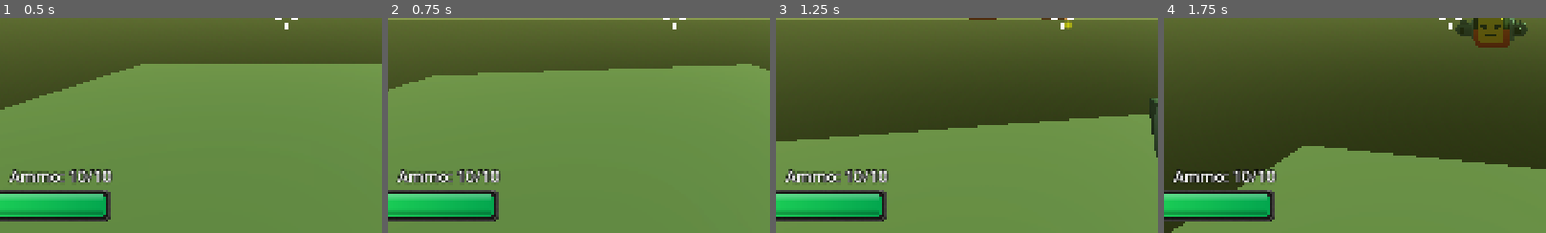
Above: before the commit, frames 1-4 (left to right).
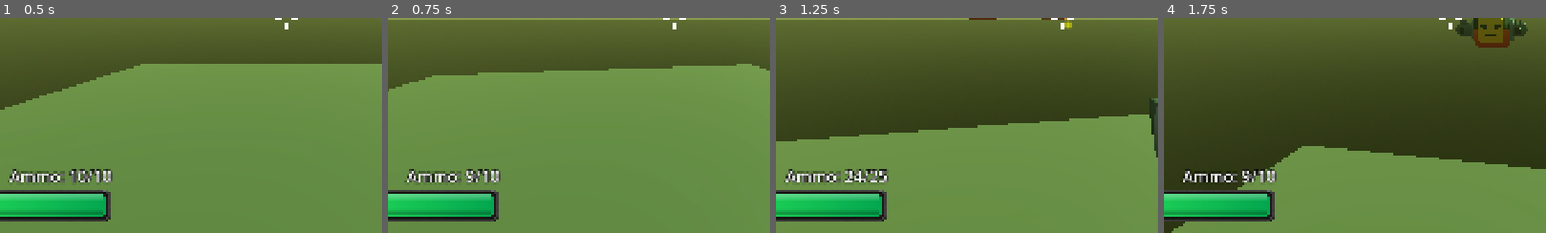
Above: after the commit, the same moments.

Repository: Stone-keep/3d_first_person_shooter
Game: Godot game, scene res://scenes/game.tscn
Two runs of this game, one before a commit and one after it. Both use one fixed random seed, a clock stepped at 60 frames per second and the inputs below. Sound files missing from this copy of the repository are replaced by a short silence.
Inputs (mouse positions are % of the whole screen's width and height, from its top left):
- Up to frame 1 (0.5 s): no input
- Up to frame 2 (0.75 s): move the mouse to (55, 50) at 0.52 s; press the mouse at (55, 50) at 0.53 s; hold W (forward) from 0.53 s (still down)
- Up to frame 3 (1.25 s): keep holding W (forward); tap Space (jump) at 0.77 s; tap E (toggle_weapon) at 0.8 s
- Up to frame 4 (1.75 s): keep holding W (forward); move the mouse to (45, 50) at 1.27 s; release the mouse at (45, 50) at 1.28 s; tap E (toggle_weapon) at 1.35 s; tap Space (jump) at 1.52 s; click (45, 50) at 1.55 s
The pictures show only the part of the screen within x 12-62%, y 50-100%; the shares and areas given below are measured in that part.

Frame 1 is identical in both runs. In frame 2, 0.8% of the frame differs, in the area x 2-23%, y 70-77%; in frame 3, 0.5%; in frame 4, 0.7%.

Commit message:
Add weapon ammo count and reloading

Diff:
--- a/scenes/dual_shooter.tscn
+++ b/scenes/dual_shooter.tscn
@@ -11,6 +11,7 @@
 damage = 2
 current_ammo = 25
 max_ammo = 25
+reload_time = 1.5
 cooldown = 0.3
 continuous_shooting = true
 min_flash_size = 0.3
--- a/scenes/game.gd
+++ b/scenes/game.gd
@@ -13,6 +13,8 @@
 
 func _ready() -> void:
 	player.health_changed.connect(_on_player_health_changed)
+	player.ammo_changed.connect(_on_player_ammo_changed)
+	player.weapon_reload.connect(_on_player_weapon_reload)
 	hud.update_player_current_hp(player.current_health, player.max_health)
 	enviornement_animation()
 
@@ -45,3 +47,9 @@
 
 func _on_player_health_changed(hp_current: int, hp_max: int):
 	hud.update_player_current_hp(hp_current, hp_max)
+
+func _on_player_ammo_changed(current_ammo: int, max_ammo: int):
+	hud.update_ammo(current_ammo, max_ammo)
+
+func _on_player_weapon_reload(max_ammo: int, time: float):
+	await hud.reload_progress(max_ammo, time)
--- a/scenes/hud.gd
+++ b/scenes/hud.gd
@@ -5,6 +5,8 @@
 
 @onready var player_hp_bar: TextureProgressBar = $Control/PlayerInfo/PlayerHealthBackground/PlayerHealthBar
 @onready var ammo_label: Label = $Control/PlayerInfo/AmmoLabel
+@onready var reload_container: VBoxContainer = $Control/Reload
+@onready var reload_progress_bar: ProgressBar = $Control/Reload/ReloadProgress
 
 func update_player_current_hp(current_health: int, max_health: int):
 	player_hp_bar.max_value = max_health
@@ -22,4 +24,15 @@
 		player_hp_bar.texture_progress = player_hp_green
 
 func update_ammo(current_ammo: int, max_ammo: int):
-	pass
+	ammo_label.text = "Ammo: %s/%s" % [current_ammo, max_ammo]
+
+func reload_progress(max_ammo: int, time: float):
+	reload_progress_bar.value = 0
+	reload_container.show()
+
+	var tween = create_tween()
+	tween.tween_property(reload_progress_bar, "value", 100, time)
+	await tween.finished
+
+	update_ammo(max_ammo, max_ammo)
+	reload_container.hide()
--- a/scenes/hud.tscn
+++ b/scenes/hud.tscn
@@ -5,6 +5,19 @@
 [ext_resource type="Texture2D" uid="uid://cvhwgxsjqkicq" path="res://sprites/health_bar_empty_simple.png" id="3_5ysmq"]
 [ext_resource type="Texture2D" uid="uid://c7e8kv5o6sykr" path="res://sprites/health_bar_progress_red.png" id="3_uo2fv"]
 [ext_resource type="Texture2D" uid="uid://bwqfotxe6i73w" path="res://sprites/health_bar_progress_green.png" id="4_6fi6k"]
+
+[sub_resource type="StyleBoxFlat" id="StyleBoxFlat_uo2fv"]
+content_margin_left = 200.0
+content_margin_right = 200.0
+content_margin_bottom = 20.0
+bg_color = Color(0.734698, 0.61055017, 0.13335153, 0.29500002)
+border_color = Color(1, 1, 1, 1)
+shadow_size = 3
+
+[sub_resource type="StyleBoxFlat" id="StyleBoxFlat_047uy"]
+bg_color = Color(0.73333335, 0.6117647, 0.13333334, 1)
+border_color = Color(0.8416741, 0.79372853, 0.7213625, 1)
+border_blend = true
 
 [node name="HUD" type="CanvasLayer" unique_id=429791386]
 script = ExtResource("1_6fi6k")
@@ -75,3 +88,29 @@
 nine_patch_stretch = true
 texture_progress = ExtResource("4_6fi6k")
 texture_progress_offset = Vector2(13, 14)
+
+[node name="Reload" type="VBoxContainer" parent="Control" unique_id=425334255]
+visible = false
+layout_mode = 1
+anchors_preset = -1
+anchor_left = 0.5
+anchor_top = 0.733
+anchor_right = 0.5
+anchor_bottom = 0.733
+grow_horizontal = 2
+grow_vertical = 0
+
+[node name="ReloadLabel" type="Label" parent="Control/Reload" unique_id=1741353]
+layout_mode = 2
+size_flags_vertical = 1
+theme_override_constants/outline_size = 10
+theme_override_font_sizes/font_size = 40
+text = "Reloading"
+horizontal_alignment = 1
+
+[node name="ReloadProgress" type="ProgressBar" parent="Control/Reload" unique_id=43130567]
+layout_mode = 2
+theme_override_styles/background = SubResource("StyleBoxFlat_uo2fv")
+theme_override_styles/fill = SubResource("StyleBoxFlat_047uy")
+step = 0.1
+show_percentage = false
--- a/scenes/player.gd
+++ b/scenes/player.gd
@@ -40,6 +40,8 @@
 		current_weapon = value
 var current_weapon_node: Node3D
 var is_swapping_weapons := false
+signal ammo_changed(current_ammo: int, max_ammo: int)
+signal weapon_reload(max_ammo: int, time: float)
 
 # Health
 var max_health := 50
@@ -129,8 +131,9 @@
 	return shoot_raycast.get_collider()
 
 func shoot() -> void:
-	if is_swapping_weapons or current_weapon_node.is_on_cooldown:
+	if is_swapping_weapons or current_weapon_node.is_on_cooldown or current_weapon_node.is_reloading:
 		return
+
 	current_weapon_node.is_on_cooldown = true
 	current_weapon_node.cooldown_timer.start()
 	current_weapon_node.play_shoot_sound()
@@ -141,10 +144,23 @@
 		var impact_position = shoot_raycast.get_collision_point()
 		hit_enemy(target, impact_position, current_weapon_node.damage)
 
+	current_weapon_node.current_ammo -= 1
+	ammo_changed.emit(current_weapon_node.current_ammo, current_weapon_node.max_ammo)
+	if current_weapon_node.current_ammo <= 0:
+		reload()
+
+func reload() -> void:
+	current_weapon_node.is_reloading = true
+	weapon_reload.emit(current_weapon_node.max_ammo, current_weapon_node.reload_time)
+	await get_tree().create_timer(current_weapon_node.reload_time).timeout
+	current_weapon_node.reload()
+
 func continuous_shoot() -> void:
 	shoot()
 
 func swap_weapons() -> void:
+	if current_weapon_node.is_reloading:
+		return
 	is_swapping_weapons = true
 	current_weapon = posmod(current_weapon + 1, Weapon.size()) as Weapon
 	current_weapon_node = weapons.get_child(current_weapon)
@@ -153,6 +169,7 @@
 	tween.tween_callback(sounds.play_change_weapon_sound)
 	tween.tween_callback(weapons.get_child(current_weapon).show)
 	tween.tween_callback(weapons.get_child(previous_weapon).hide)
+	ammo_changed.emit(current_weapon_node.current_ammo, current_weapon_node.max_ammo)
 	tween.tween_property(weapons, "position", weapon_start_position, 0.2)
 
 	await tween.finished
--- a/scenes/weapon.gd
+++ b/scenes/weapon.gd
@@ -11,6 +11,7 @@
 @export var damage := 1
 @export var current_ammo := 10
 @export var max_ammo := 10
+@export var reload_time := 1.0
 @export var cooldown := 0.5
 @export var continuous_shooting := false
 @export var min_flash_size: float
@@ -21,6 +22,7 @@
 var current_barrel := 0
 var is_recoiling := false
 var is_on_cooldown := false
+var is_reloading := false
 
 
 func _ready() -> void:
@@ -30,7 +32,7 @@
 	cooldown_timer.wait_time = cooldown
 	shoot_sound_player.stream = shoot_sound
 
-func muzzle_flash():
+func muzzle_flash() -> void:
 	var num_barrels := muzzleflash.get_child_count()
 	if not num_barrels:
 		return
@@ -42,8 +44,12 @@
 	tween.tween_property(barrel_flash, "scale", Vector3.ZERO, 0.2)
 	current_barrel = posmod(current_barrel + 1, num_barrels)
 
-func play_shoot_sound():
+func play_shoot_sound() -> void:
 	shoot_sound_player.play()
+
+func reload() -> void:
+	current_ammo = max_ammo
+	is_reloading = false
 
 func recoil_animation():
 	if not is_recoiling:
